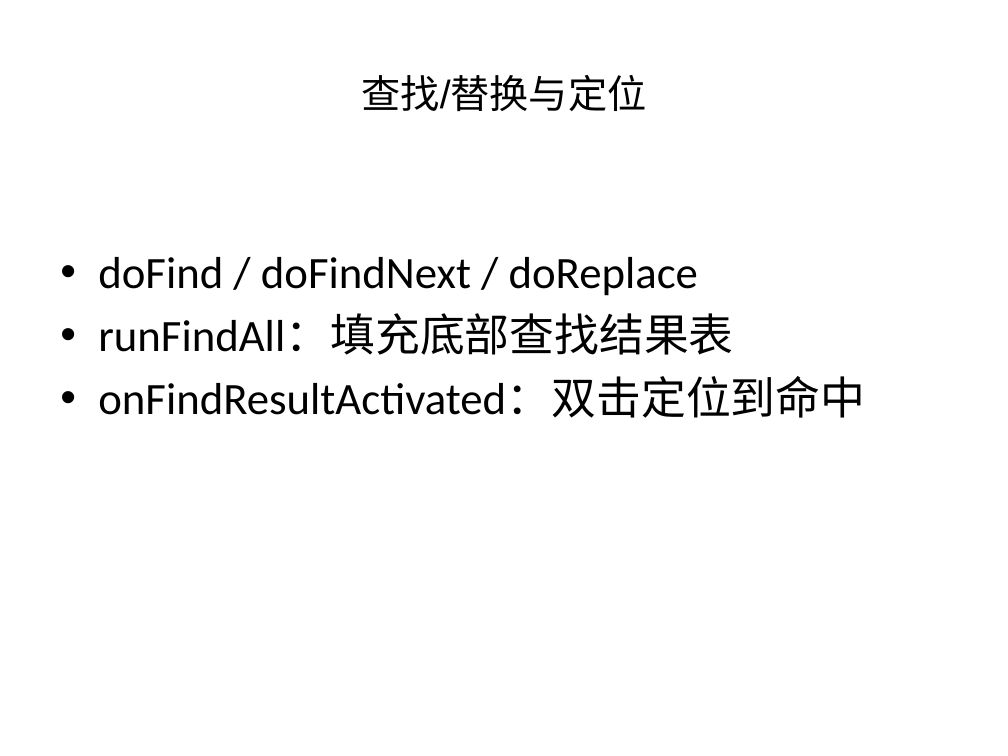
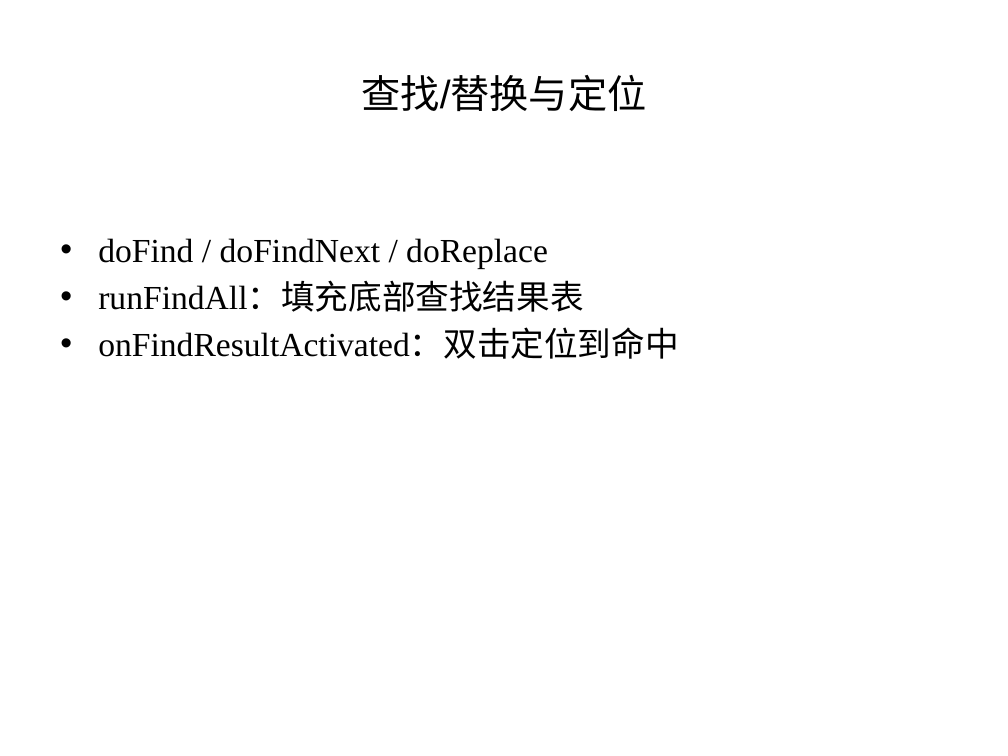
Before and after one commit to azadkong/TOT2025, a slide deck: slide 10 of TOT2025_presentation.pptx. Drawn at 1008x756 pixels with LibreOffice and Linux fonts; fonts in the diff are those of the drawing. Boxes give left, top, right and bottom in pixels: in the first picture for what was removed or moved away, otherwise in the second. Text is boxed around its words. In the diff, an @@ line names an element or a change of style, - is before the commit and + after.

```diff
--- a/TOT2025_presentation.pptx
+++ b/TOT2025_presentation.pptx
@@ text "doFind / doFindNext / doReplace" at (98, 238, 678, 359): size 32 to 24 pt, font Calibri to Times New Roman; less space between paragraphs @@
```
Also in this commit, not shown: 5 other slides changed, 1 other file.
